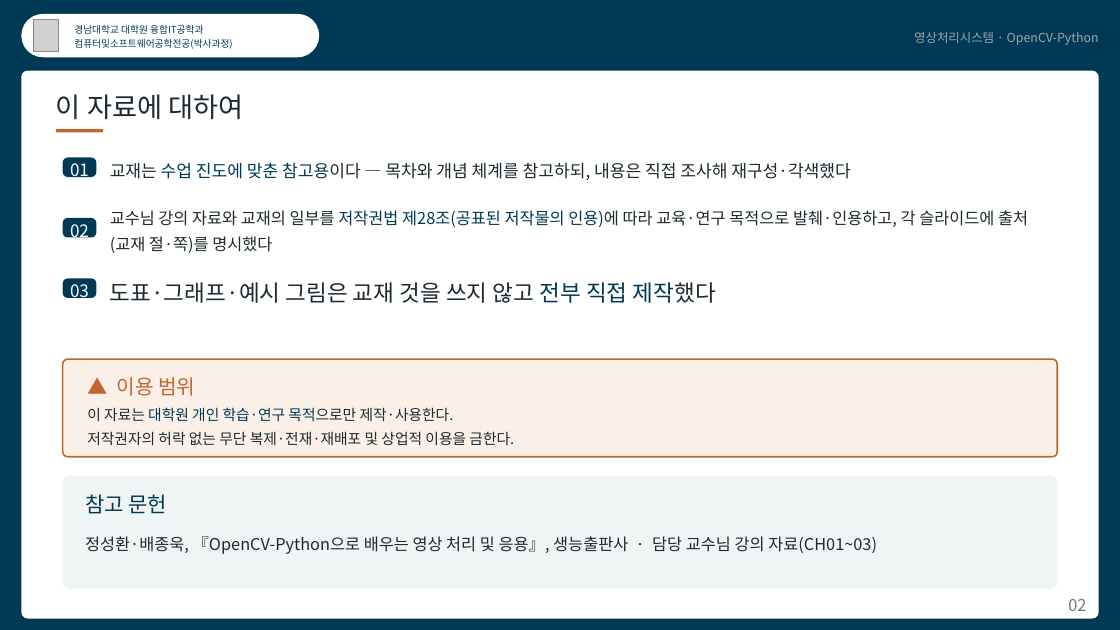
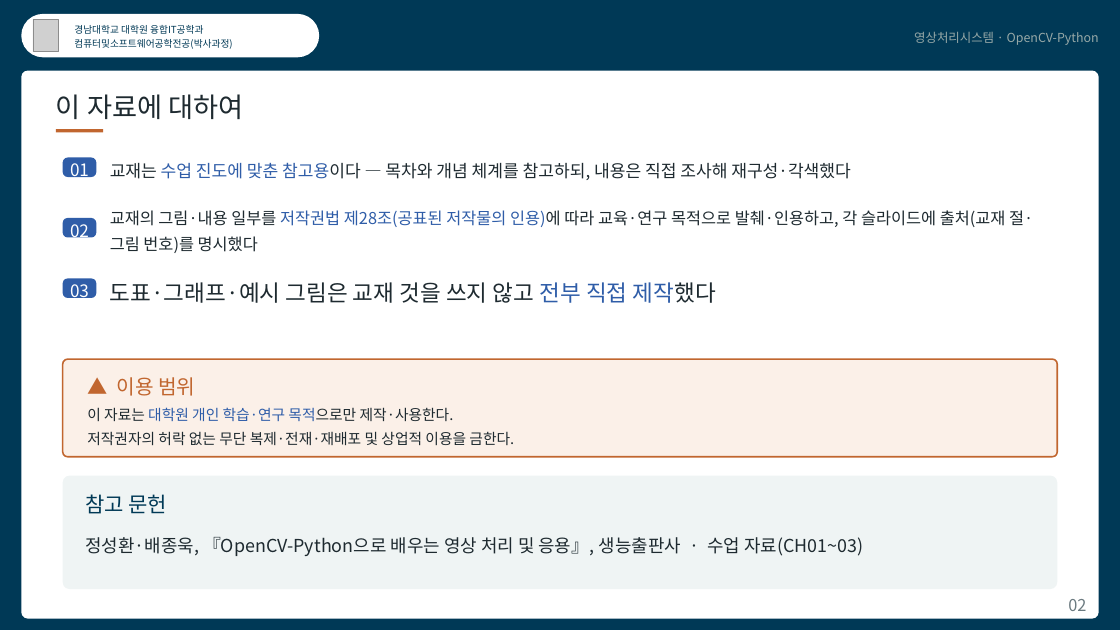
Before and after one commit to kkiimmiinn/cs-study-lab, a slide deck: slide 2 of ips/영상처리시스템_CH01.pptx. Drawn at 1120x630 pixels with LibreOffice and Linux fonts; fonts in the diff are those of the drawing; grey boxes stand for pictures. Boxes give left, top, right and bottom in pixels: in the first picture for what was removed or moved away, otherwise in the second. Text is boxed around its words. In the diff, an @@ line names an element or a change of style, - is before the commit and + after.

```diff
--- a/ips/영상처리시스템_CH01.pptx
+++ b/ips/영상처리시스템_CH01.pptx
@@ text "교재는 수업 진도에 맞춘 참고용이다 ..." at (110,162,851,180): text colour #003956 to #2F5DA8 in "수업 진도에 맞춘 참고용이다" @@
@@ text at (110,210,1033,253): text changed @@
-교수님 강의 자료와 교재의 일부를 저작권법 제28조(공표된 저작물의 인용)에 따라 교육·연구 목적으로 발췌·인용하고, 각 슬라이드에 출처(교재 절·쪽)를 명시했다
+교재의 그림·내용 일부를 저작권법 제28조(공표된 저작물의 인용)에 따라 교육·연구 목적으로 발췌·인용하고, 각 슬라이드에 출처(교재 절·그림 번호)를 명시했다
@@ text "도표·그래프·예시 그림은 교재 것을 쓰지 ..." at (110,282,716,303): text colour #003956 to #2F5DA8 in "전부 직접 제작했다" @@
@@ fill #003956 to #2F5DA8 in 3 elements at (63,157,96,177), (63,218,96,237), (63,278,96,298) @@
@@ text at (87,407,454,421): text colour #003956 to #2F5DA8 in "대학원 개인 학습·연구 목적으로만" @@
@@ text at (85,537,863,556): text changed; size 21 to 23 pt @@
-정성환·배종욱, 『OpenCV-Python으로 배우는 영상 처리 및 응용』, 생능출판사 · 담당 교수님 강의 자료(CH01~03)
+정성환·배종욱, 『OpenCV-Python으로 배우는 영상 처리 및 응용』, 생능출판사 · 수업 자료(CH01~03)
```
Also in this commit, not shown: 12 other slides changed, 47 other files.
